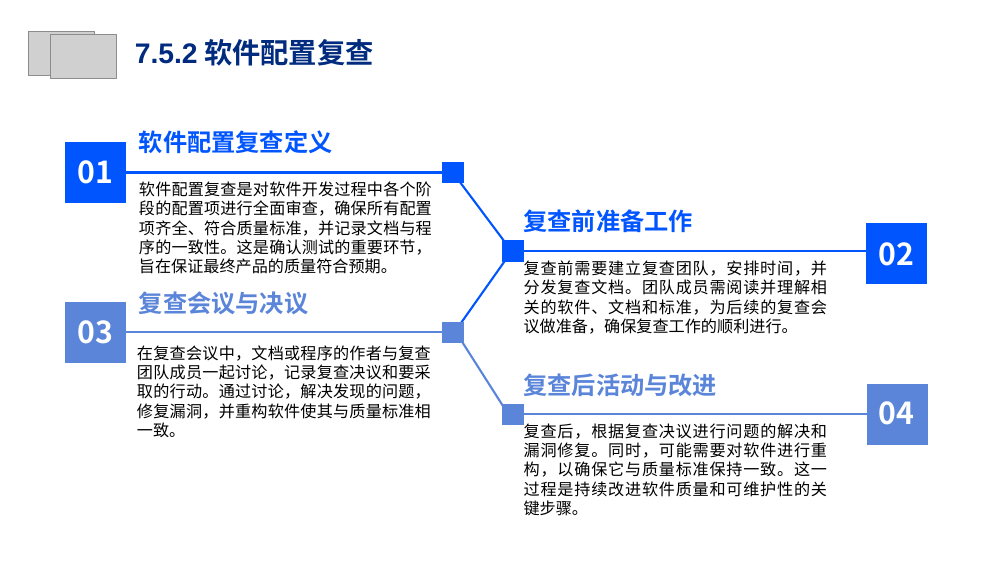
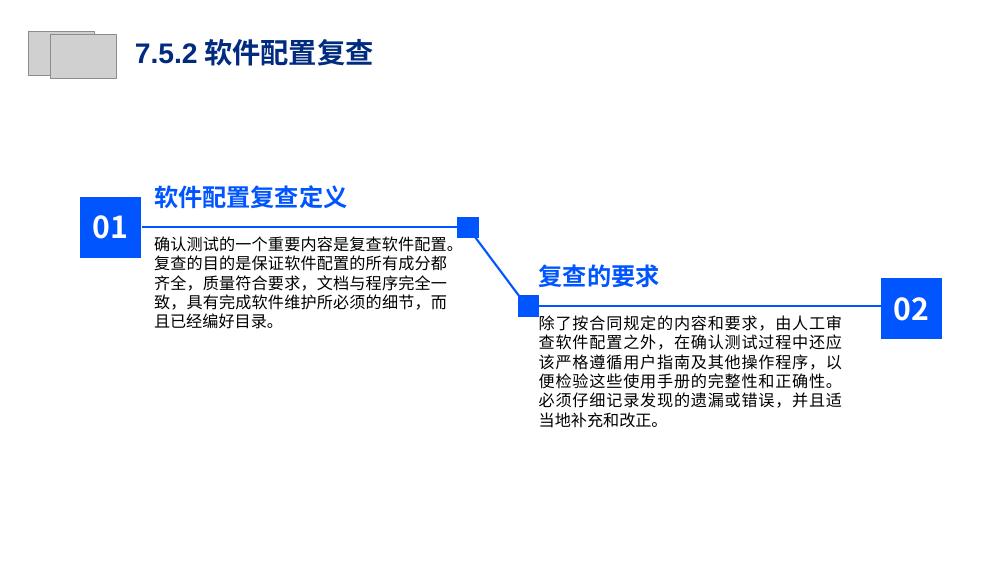
Before and after one commit to Cy2s1ne/Intelligent-PE-test, a slide deck: slide 28 of 软件测试.pptx (slide 25 before the commit). Drawn at 1008x567 pixels with LibreOffice and Linux fonts; fonts in the diff are those of the drawing; grey boxes stand for pictures; background and template pictures are left out. Boxes give left, top, right and bottom in pixels: in the first picture for what was removed or moved away, otherwise in the second. Text is boxed around its words. In the diff, an @@ line names an element or a change of style, - is before the commit and + after.

```diff
--- a/软件测试.pptx
+++ b/软件测试.pptx
@@ text at [154, 234, 463, 329]: text changed @@
-软件配置复查是对软件开发过程中各个阶段的配置项进行全面审查，确保所有配置项齐全、符合质量标准，并记录文档与程序的一致性。这是确认测试的重要环节，旨在保证最终产品的质量符合预期。
+确认测试的一个重要内容是复查软件配置。复查的目的是保证软件配置的所有成分都齐全，质量符合要求，文档与程序完全一致，具有完成软件维护所必须的细节，而且已经编好目录。
@@ freeform shape removed at [453, 249, 513, 335] @@
@@ text at [539, 264, 660, 287]: text changed @@
-复查前准备工作
+复查的要求
@@ text removed at [139, 291, 308, 315] @@
-复查会议与决议
@@ 7 freeform shapes, 3 texts: place and size @@
-7 freeform shapes, 3 texts at [66, 130, 927, 284]
+7 freeform shapes, 3 texts at [81, 185, 942, 340]
@@ freeform shape removed at [66, 301, 127, 363] @@
@@ text removed at [78, 320, 114, 344] @@
-03
@@ freeform shape removed at [443, 322, 464, 343] @@
@@ text at [539, 315, 842, 428]: text changed @@
-复查前需要建立复查团队，安排时间，并分发复查文档。团队成员需阅读并理解相关的软件、文档和标准，为后续的复查会议做准备，确保复查工作的顺利进行。
+除了按合同规定的内容和要求，由人工审查软件配置之外，在确认测试过程中还应该严格遵循用户指南及其他操作程序，以便检验这些使用手册的完整性和正确性。必须仔细记录发现的遗漏或错误，并且适当地补充和改正。
@@ freeform shape removed at [126, 333, 443, 333] @@
@@ text removed at [137, 345, 431, 437] @@
-在复查会议中，文档或程序的作者与复查团队成员一起讨论，记录复查决议和要采取的行动。通过讨论，解决发现的问题，修复漏洞，并重构软件使其与质量标准相一致。
@@ freeform shape removed at [455, 331, 513, 421] @@
@@ text removed at [524, 373, 717, 396] @@
-复查后活动与改进
@@ freeform shape removed at [867, 384, 928, 446] @@
@@ freeform shape removed at [502, 403, 523, 424] @@
@@ freeform shape removed at [524, 414, 880, 414] @@
@@ text removed at [878, 401, 914, 425] @@
-04
@@ text removed at [524, 423, 827, 516] @@
-复查后，根据复查决议进行问题的解决和漏洞修复。同时，可能需要对软件进行重构，以确保它与质量标准保持一致。这一过程是持续改进软件质量和可维护性的关键步骤。
```
Also in this commit, not shown: 11 other slides changed, 8 slides added, 2 slides removed.
